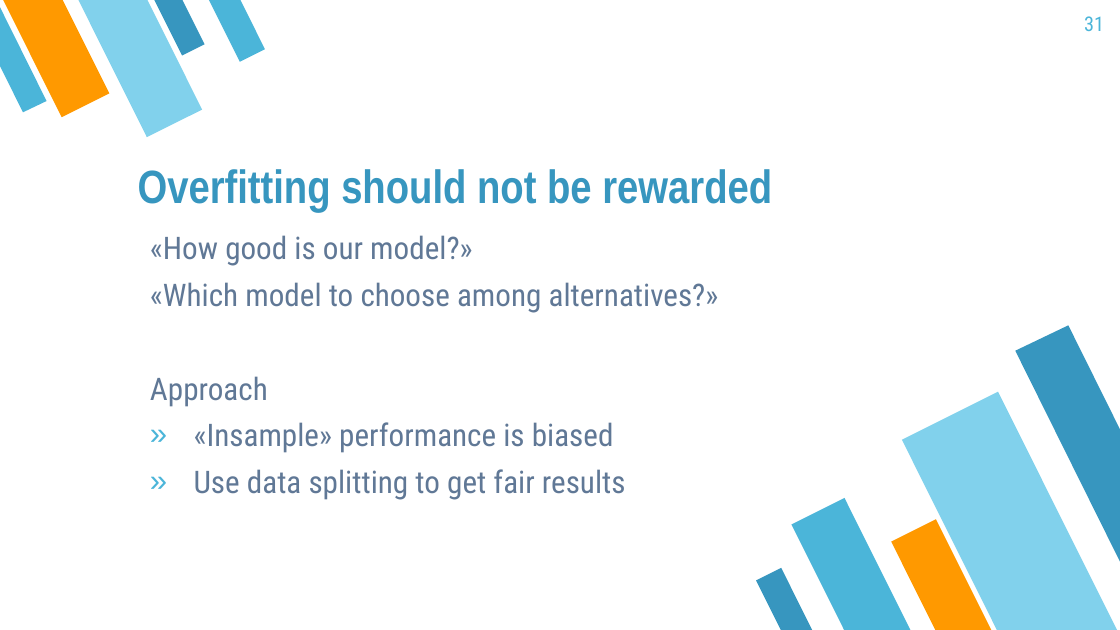
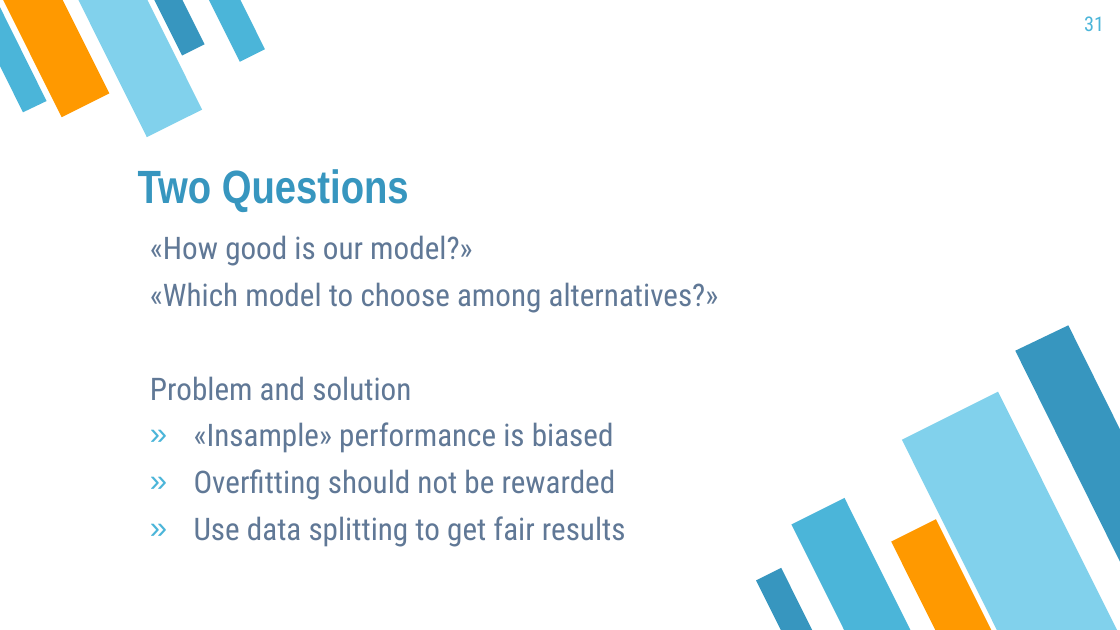
Before and after one commit to mayer79/ml_lecture, a slide deck: slide 31 of slides/ML_Lecture.pptx. Drawn at 1120x630 pixels with LibreOffice and Linux fonts; fonts in the diff are those of the drawing. Boxes give left, top, right and bottom in pixels: in the first picture for what was removed or moved away, otherwise in the second. Text is boxed around its words. In the diff, an @@ line names an element or a change of style, - is before the commit and + after.

Commit message:
update first slide on validation

```diff
--- a/slides/ML_Lecture.pptx
+++ b/slides/ML_Lecture.pptx
@@ title at bbox=[138, 169, 409, 212]: text changed @@
-Overfitting should not be rewarded
+Two Questions
@@ text at bbox=[150, 376, 411, 401]: text changed @@
-Approach
+Problem and solution
@@ text at bbox=[194, 469, 616, 500]: paragraph added @@
+» Overfitting should not be rewarded
```
